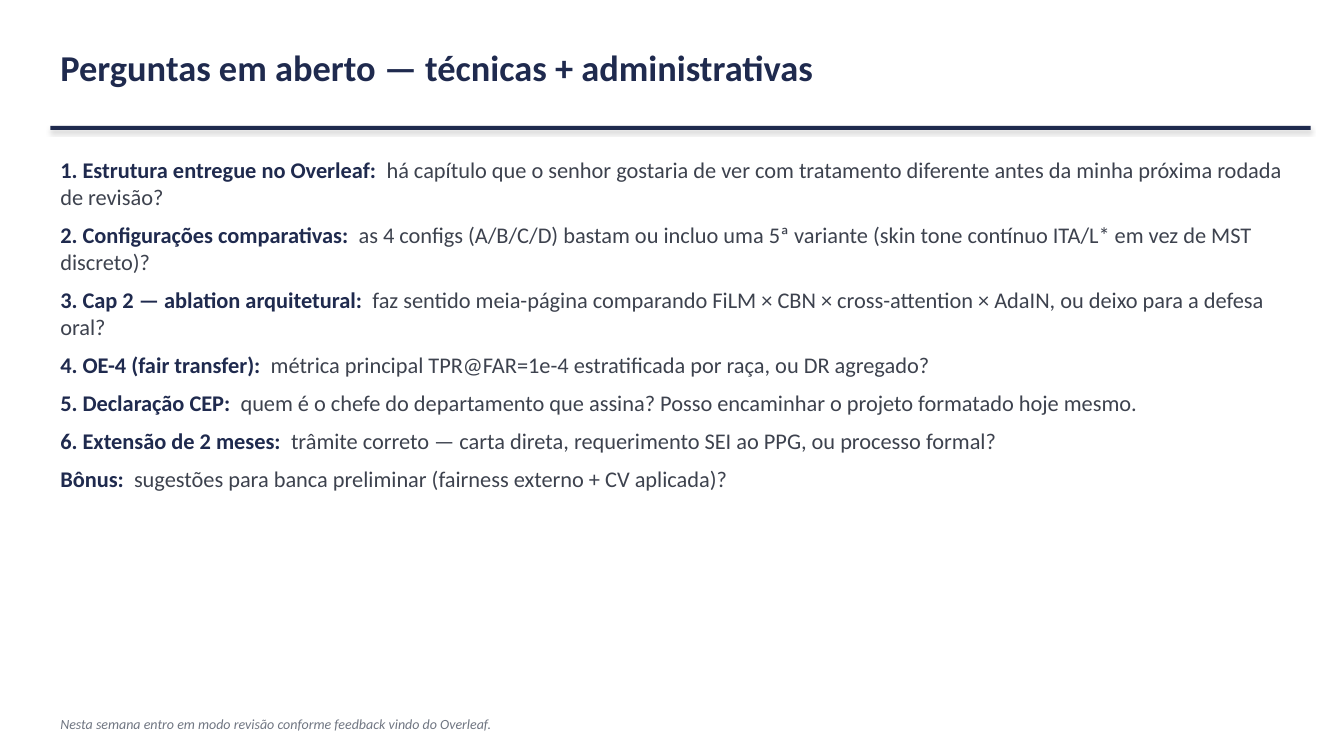
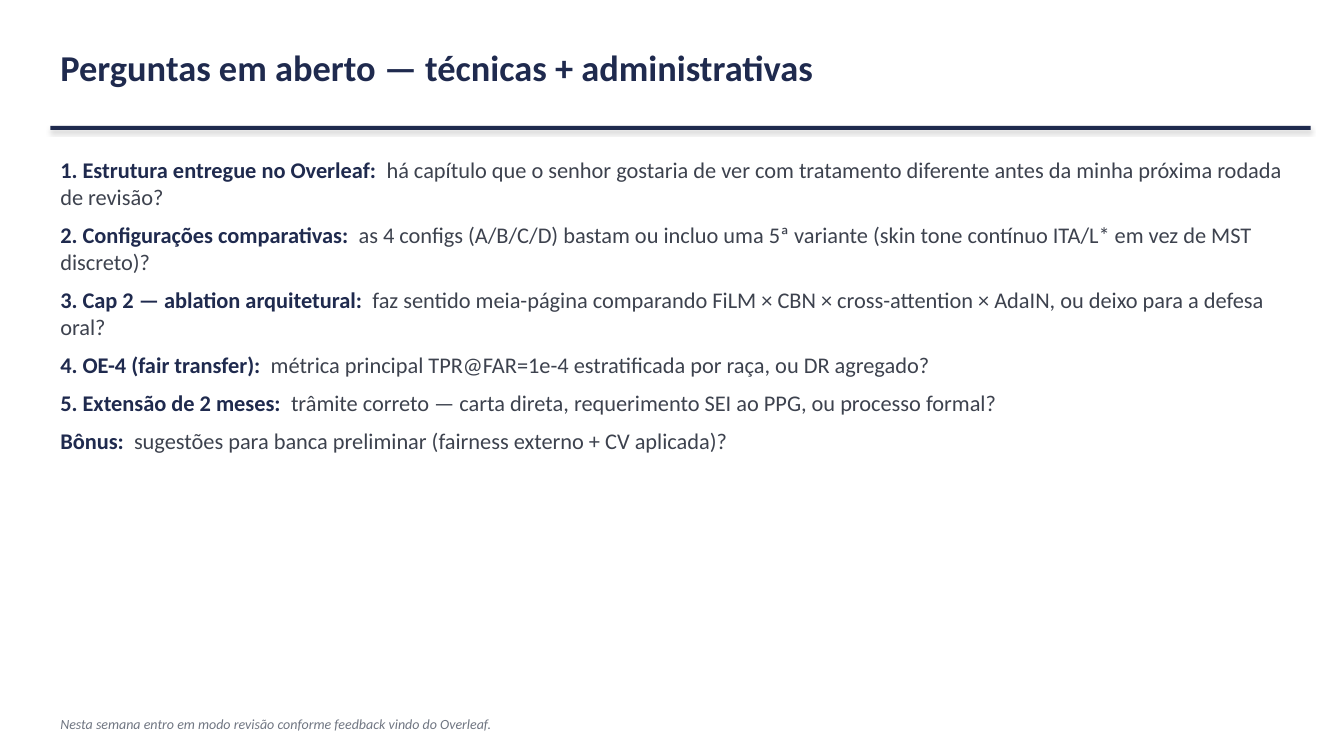
Before and after one commit to marcellozzetti/Facial-Recognition-Models-Mitigating-Bias, a slide deck: slide 15 of docs/ativo/material_reuniao_orientador_2026-07-13.pptx (slide 20 before the commit). Drawn at 1344x756 pixels with LibreOffice and Linux fonts; fonts in the diff are those of the drawing. Boxes give left, top, right and bottom in pixels: in the first picture for what was removed or moved away, otherwise in the second. Text is boxed around its words. In the diff, an @@ line names an element or a change of style, - is before the commit and + after.

```diff
--- a/docs/ativo/material_reuniao_orientador_2026-07-13.pptx
+++ b/docs/ativo/material_reuniao_orientador_2026-07-13.pptx
@@ text at bbox=[60, 395, 996, 415]: text changed @@
-5. Declaração CEP: quem é o chefe do departamento que assina? Posso encaminhar o projeto formatado hoje mesmo.
-6. Extensão de 2 meses: trâmite correto — carta direta, requerimento SEI ao PPG, ou processo formal?
+5. Extensão de 2 meses: trâmite correto — carta direta, requerimento SEI ao PPG, ou processo formal?
```
Also in this commit, not shown: 5 other slides changed, 5 slides removed, 4 other files.
